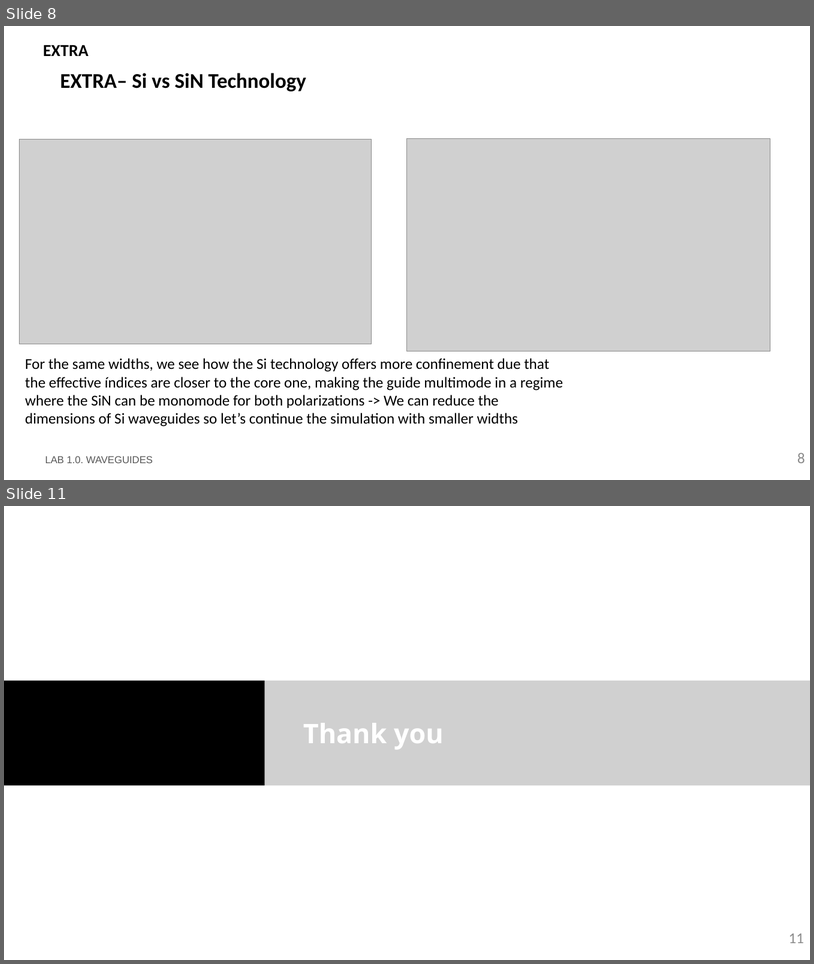
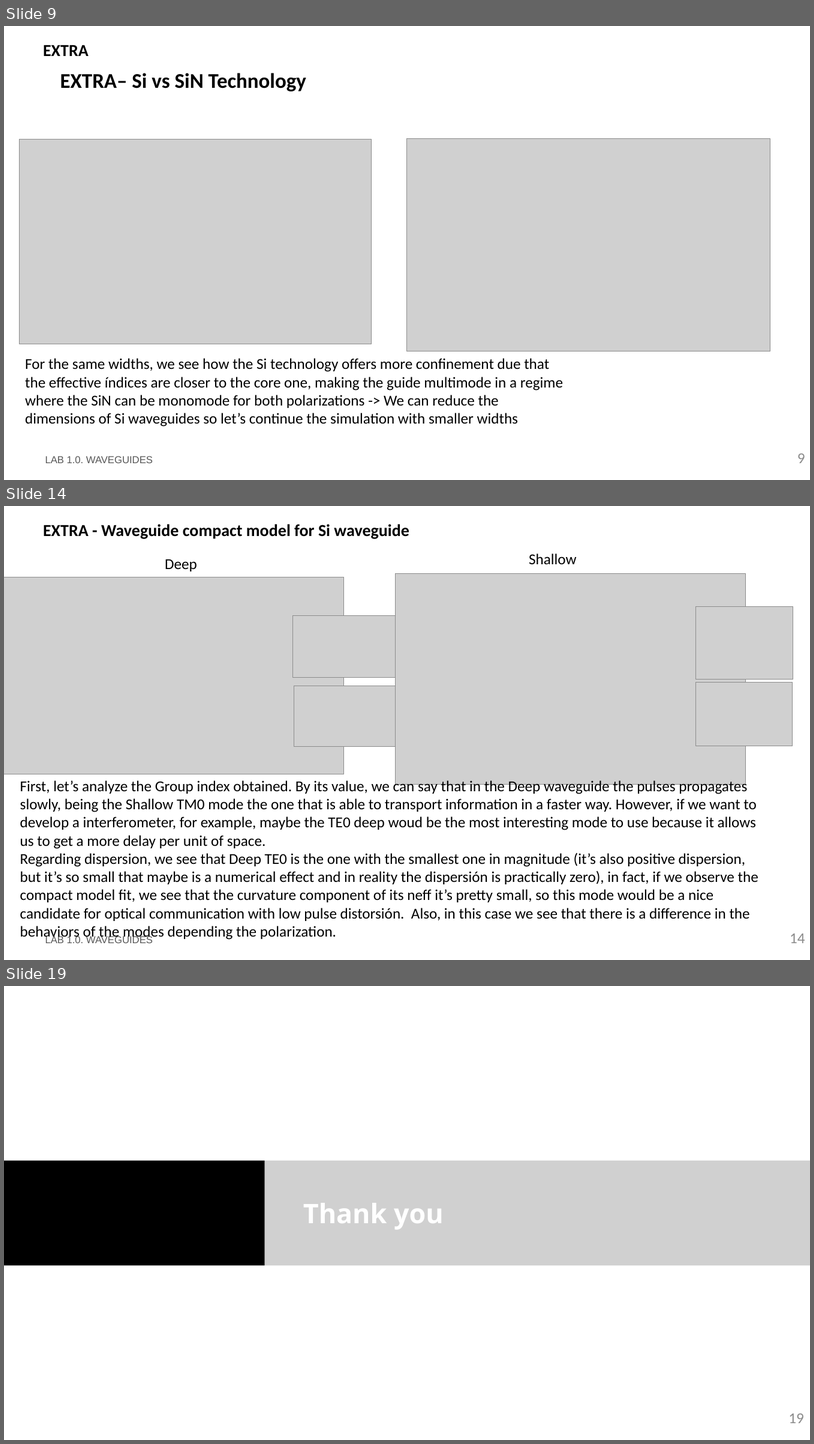
Before and after one commit to DBAEASE/pic-upv-lab1, a slide deck: LabBook_10.pptx. Shown one above the other, each under a label of ours: slides 8 and 11 before the commit, slides 9, 14 and 19 after it; the slides between them are not shown. The pictures are 814x964 and 814x1444 pixels, drawn with LibreOffice and Linux fonts; fonts in the diff are those of the drawing; grey boxes stand for pictures; background and template pictures are left out. Boxes give left, top, right and bottom in pixels: in the first picture for what was removed or moved away, otherwise in the second. Text is boxed around its words. In the diff, an @@ line names an element or a change of style, - is before the commit and + after.

Commit message:
Extra hecho

```diff
--- a/LabBook_10.pptx
+++ b/LabBook_10.pptx
@@ slide 14 added at <box>4,506,810,960</box>, background #FFFFFF @@
@@ title added at <box>43,524,410,539</box>, 20 pt, text #000000, bold @@
+EXTRA - Waveguide compact model for Si waveguide
@@ text added at <box>165,559,197,571</box>, 18 pt, text #000000 @@
+Deep
@@ text added at <box>529,553,577,564</box>, 18 pt, text #000000 @@
+Shallow
@@ picture added at <box>4,577,344,774</box> @@
@@ picture added at <box>395,574,746,784</box> @@
@@ picture added at <box>696,607,794,679</box> @@
@@ picture added at <box>293,615,395,677</box> @@
@@ picture added at <box>294,685,395,746</box> @@
@@ picture added at <box>696,682,793,745</box> @@
@@ text added at <box>20,778,759,940</box>, 18 pt, text #000000 @@
+First, let’s analyze the Group index obtained. By its value, we can say that in the Deep waveguide the pulses propagates slowly, being the Shallow TM0 mode the one that is able to transport information in a faster way. However, if we want to develop a interferometer, for example, maybe the TE0 deep woud be the most interesting mode to use because it allows us to get a more delay per unit of space.
+Regarding dispersion, we see that Deep TE0 is the one with the smallest one in magnitude (it’s also positive dispersion, but it’s so small that maybe is a numerical effect and in reality the dispersión is practically zero), in fact, if we observe the compact model fit, we see that the curvature component of its neff it’s pretty small, so this mode would be a nice candidate for optical communication with low pulse distorsión. Also, in this case we see that there is a difference in the behaviors of the modes depending the polarization.
@@ text added at <box>45,935,153,943</box>, 12 pt, text #585858 @@
+LAB 1.0. WAVEGUIDES
@@ page number added at <box>790,933,806,943</box>, 18 pt, text #8C8C8C @@
+14
@@ what was slide 8 is now slide 9 @@
@@ page number at <box>798,453,806,463</box>: text changed @@
-8
+9
@@ what was slide 11 is now slide 19 @@
@@ page number at <box>789,1413,804,1423</box>: text changed @@
-11
+19
```
Also in this commit, not shown: 4 slides changed, 7 other slides added, 1 other file.
